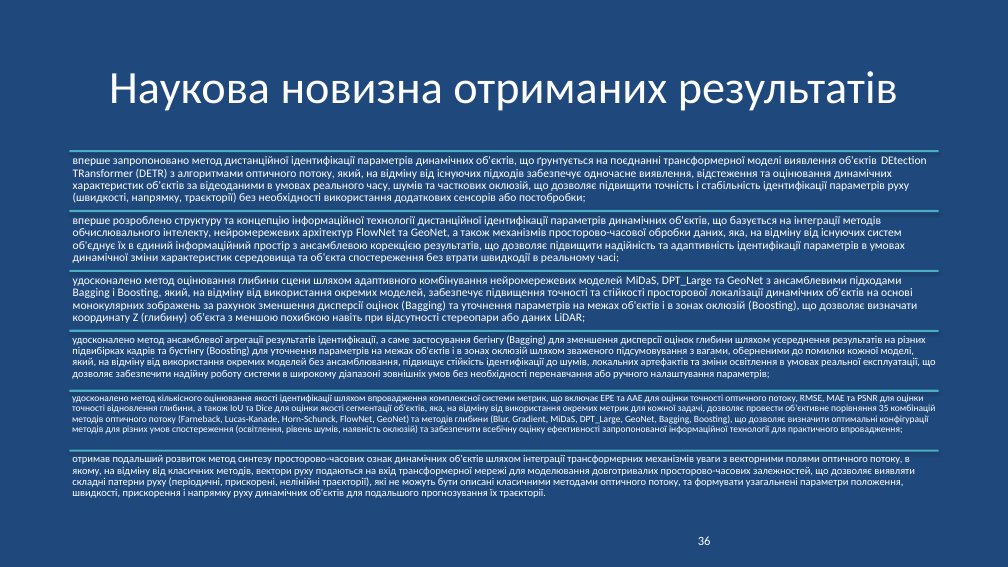
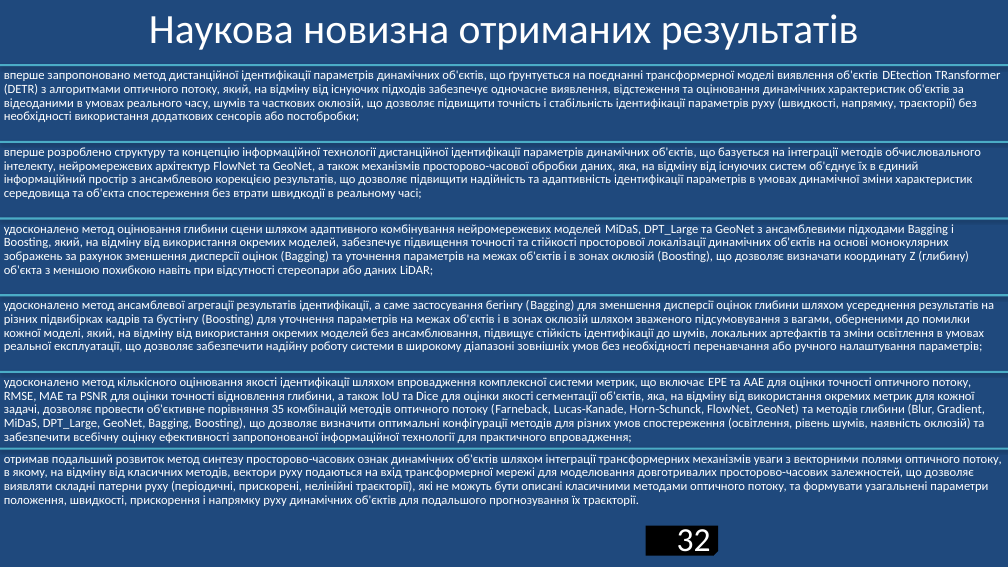
Before and after one commit to ly0wenka/dis_f, a slide deck: slide 32 of dissertation_Kondratov_slides.pptx (slide 36 before the commit). Drawn at 1008x567 pixels with LibreOffice and Linux fonts; fonts in the diff are those of the drawing; background and template pictures are left out. Boxes give left, top, right and bottom in pixels: in the first picture for what was removed or moved away, otherwise in the second. Text is boxed around its words. In the diff, an @@ line names an element or a change of style, - is before the commit and + after.

Commit message:
10

```diff
--- a/dissertation_Kondratov_slides.pptx
+++ b/dissertation_Kondratov_slides.pptx
@@ title "Наукова новизна отриманих результатів": place and size @@
-title "Наукова новизна отриманих результатів" at bbox=[109, 71, 898, 111]
+title "Наукова новизна отриманих результатів" at bbox=[149, 14, 859, 50]
@@ title "Наукова новизна отриманих результатів" at bbox=[149, 14, 859, 50]: size 44 to 39.6 pt @@
@@ size 11 to 12 pt in 3 elements at bbox=[4, 224, 969, 276], bbox=[4, 147, 980, 199], bbox=[4, 70, 1001, 122] @@
@@ text "вперше запропоновано метод дистанційної ідентифікації ...": place and size @@
-text "вперше запропоновано метод дистанційної ідентифікації ..." at bbox=[73, 156, 927, 203]
+text "вперше запропоновано метод дистанційної ідентифікації ..." at bbox=[4, 70, 1001, 122]
@@ line moved from (70, 331) - (939, 331) to (0, 65) - (1008, 65) @@
@@ text "вперше розроблено структуру та концепцію ...": place and size @@
-text "вперше розроблено структуру та концепцію ..." at bbox=[73, 216, 905, 263]
+text "вперше розроблено структуру та концепцію ..." at bbox=[4, 147, 980, 199]
@@ line moved from (70, 151) - (939, 151) to (0, 142) - (1008, 142) @@
@@ text "удосконалено метод оцінювання глибини сцени ...": place and size @@
-text "удосконалено метод оцінювання глибини сцени ..." at bbox=[73, 276, 917, 323]
+text "удосконалено метод оцінювання глибини сцени ..." at bbox=[4, 224, 969, 276]
@@ line moved from (70, 211) - (939, 211) to (0, 219) - (1008, 219) @@
@@ text "удосконалено метод ансамблевої агрегації результатів ..." at bbox=[4, 300, 994, 352]: size 10 to 12 pt @@
@@ text "удосконалено метод ансамблевої агрегації результатів ...": place and size @@
-text "удосконалено метод ансамблевої агрегації результатів ..." at bbox=[72, 335, 935, 379]
+text "удосконалено метод ансамблевої агрегації результатів ..." at bbox=[4, 300, 994, 352]
@@ line moved from (70, 271) - (939, 271) to (0, 296) - (1008, 296) @@
@@ text "удосконалено метод кількісного оцінювання якості ...": place and size @@
-text "удосконалено метод кількісного оцінювання якості ..." at bbox=[72, 394, 936, 434]
+text "удосконалено метод кількісного оцінювання якості ..." at bbox=[4, 377, 985, 443]
@@ text "удосконалено метод кількісного оцінювання якості ..." at bbox=[4, 377, 985, 443]: size 9 to 12 pt; more space between paragraphs @@
@@ line moved from (70, 391) - (939, 391) to (0, 372) - (1008, 372) @@
@@ text "отримав подальший розвиток метод синтезу ...": place and size @@
-text "отримав подальший розвиток метод синтезу ..." at bbox=[72, 455, 915, 498]
+text "отримав подальший розвиток метод синтезу ..." at bbox=[4, 454, 1002, 506]
@@ text "отримав подальший розвиток метод синтезу ..." at bbox=[4, 454, 1002, 506]: size 10 to 12 pt @@
@@ line moved from (70, 451) - (939, 451) to (0, 448) - (1008, 448) @@
@@ page number added at bbox=[646, 526, 718, 556], fill #000000, outline #000000 2 pt, 32 pt, text #FFFFFF @@
+32
@@ page number removed at bbox=[698, 536, 711, 545] @@
-36
```
Also in this commit, not shown: 34 other slides changed, 6 slides removed.
